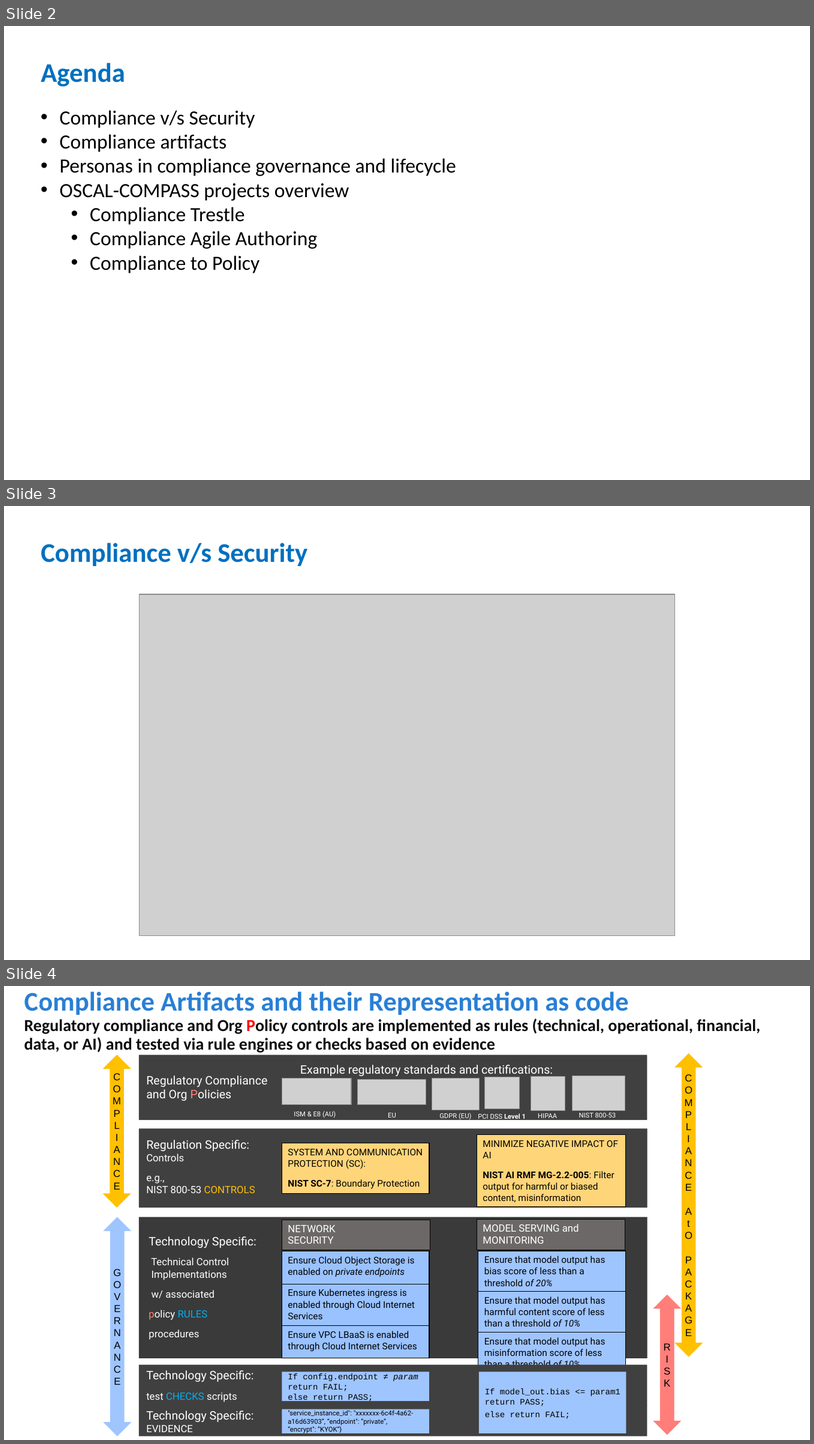
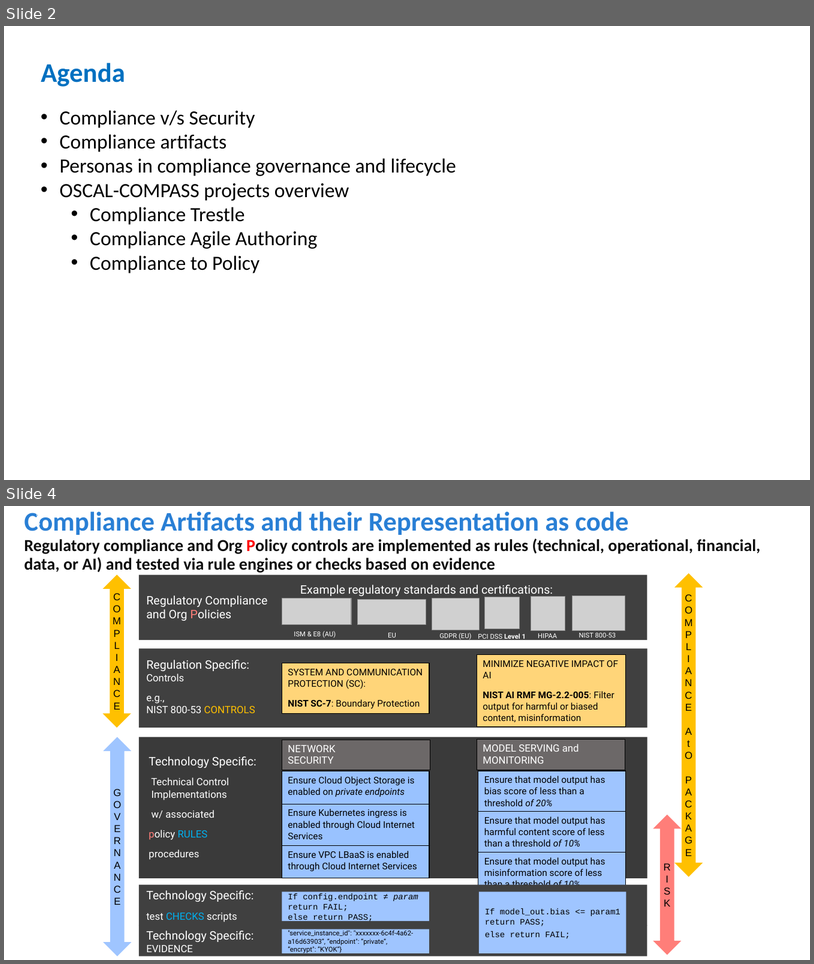
Before and after one commit to oscal-compass/community, a slide deck: presentations/oscal-compass-End-to-End-final.pptx. Shown one above the other, each under a label of ours: slides 2, 3 and 4 before the commit, slides 2 and 4 after it; the slides between them are not shown. The pictures are 814x1444 and 814x964 pixels, drawn with LibreOffice and Linux fonts; fonts in the diff are those of the drawing; grey boxes stand for pictures. Boxes give left, top, right and bottom in pixels: in the first picture for what was removed or moved away, otherwise in the second. Text is boxed around its words. In the diff, an @@ line names an element or a change of style, - is before the commit and + after.

Commit message:
update slides (#145)

```diff
--- a/presentations/oscal-compass-End-to-End-final.pptx
+++ b/presentations/oscal-compass-End-to-End-final.pptx
@@ slide 3 removed at box(4, 506, 810, 960), background #FFFFFF @@
@@ title removed at box(41, 543, 308, 566) @@
-Compliance v/s Security
@@ picture removed at box(140, 594, 675, 936) @@
```
Also in this commit, not shown: 1 slide added, 1 other file.
